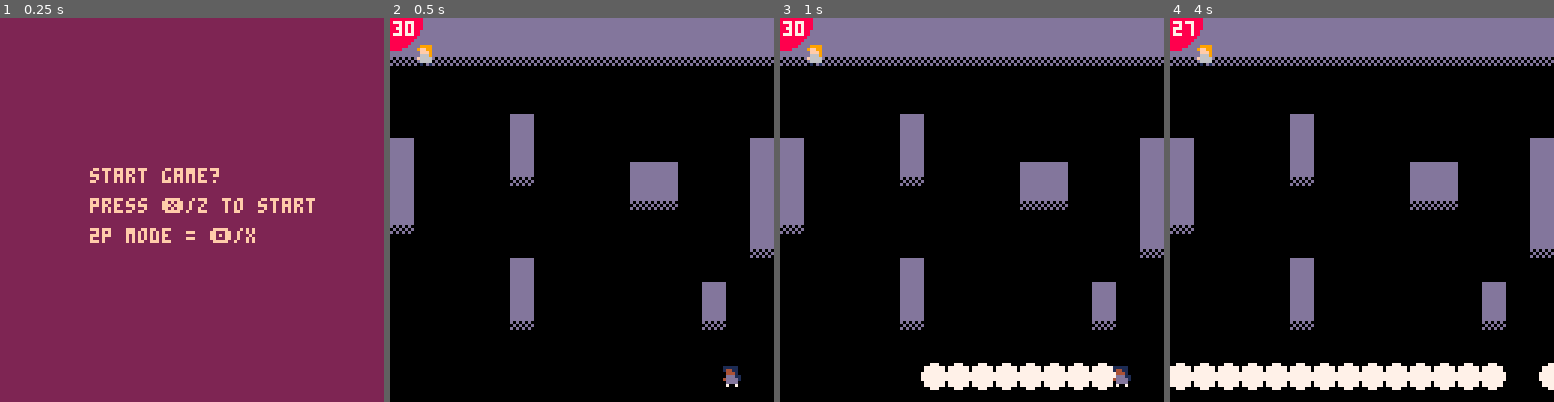
Above: before the commit, frames 1-4 (left to right).
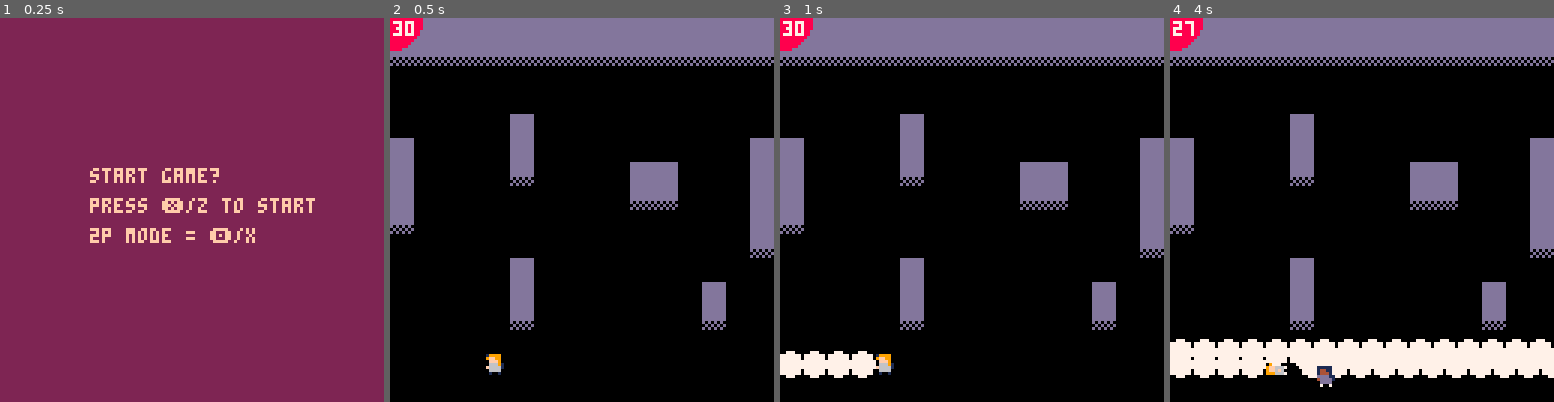
Above: after the commit, the same moments.

Repository: marcianoviereck/picogames
Game: PICO-8 cartridge pongpaint.p8
The game is run twice, just before and just after one commit, with the same random seed, the same clock (stepped at 60 frames per second) and the same inputs.
Inputs:
- Up to frame 1 (0.25 s): no input
- Up to frame 2 (0.5 s): tap X (X key) at 0.33 s
- Up to frame 3 (1 s): tap O (Z key) at 0.7 s
- Up to frame 4 (4 s): tap X (X key) at 1.07, 1.85, 2.97 s; hold Right 1.6-2.1 s; tap O (Z key) every 0.4 s from 1.7 to 3.7 s; hold Up 2.15-2.42 s; hold Right 2.47-3.03 s; hold Left 3.08-3.58 s; hold Down 3.63-3.97 s

Frame 1 is identical in both runs. In frame 2, 0.5% of the frame differs, in the area x 7-92%, y 7-97%; in frame 3, 4.8%; in frame 4, 9.6%, in the area x 0-100%, y 7-97%.

Commit message:
Now the spawn points also work for multiple levels and ransom spawn at start

Diff:
--- a/pongpaint.p8
+++ b/pongpaint.p8
@@ -176,8 +176,7 @@
 	tile_size=4
 	shoot_cooldown_frames = 25
 
-	num_level = ceil(rnd(2)) -- max 2 levels for now --
-	num_level = 2
+	num_level = ceil(rnd(3)) -- max 3 levels for now --
 	arrows={}
 	level_tiles = {}
 	level_sprites = {}
@@ -227,6 +226,9 @@
 		}
 	}
 	characters = {player_one, enemy}
+	respawn_character(player_one)
+	respawn_character(enemy)
+
 end
 
 function build_level()
@@ -244,7 +246,7 @@
 end
 
 function find_spawn_points()
-	local offset_x = get_map_offset_x()
+	local offset_x = ((map_size / 2)) * (num_level - 1)
 	for x=1 + offset_x, (map_size/2) + offset_x do
 		for y=1, map_size/2 do
 			if mget(x, y) == 13 then
@@ -274,6 +276,22 @@
 	end
 end
 
+function respawn_character(character)
+	local tile = find_random_spawn_tile()
+
+	if character == enemy then
+		enemy.x = tile.x
+		enemy.y = tile.y
+		if num_players == 1 then
+			enemy.actions.current_tile = tile
+			enemy.actions.searching = true
+		end
+	else
+		character.x = tile.x
+		character.y = tile.y
+	end
+end
+
 function find_random_spawn_tile()
 	local random_index = ceil(rnd(#spawn_points - 1) + 1)
 	local random_spawn_point = spawn_points[random_index]
@@ -289,19 +307,7 @@
 			if characters[i].dead_timer < 0 then
 				characters[i].dead = false
 				characters[i].dead_timer = 100
-				local tile = find_random_spawn_tile()
-
-				if characters[i] == enemy then
-					enemy.x = tile.x
-					enemy.y = tile.y
-					if num_players == 1 then
-						enemy.actions.current_tile = tile
-						enemy.actions.searching = true
-					end
-				else
-					characters[i].x = tile.x
-					characters[i].y = tile.y
-				end
+				respawn_character(characters[i])
 				sfx(4)
 			end
 		end
@@ -441,7 +447,7 @@
 function draw_arrows()
 	for i=1, #arrows do
 		local arrow = arrows[i]
-		circfill(arrow.x, arrow.y, 3, arrow.drawcolor)
+		circfill(arrow.x, arrow.y, 2, 1)
 	end
 end
 
@@ -511,10 +517,6 @@
 
 function map_to_level(coordinate)
 	return coordinate * 2
-end
-
-function get_map_offset_x()
-return (map_size - 1) * (num_level - 1)
 end
 
 function has_wall_around(world_x, world_y, range)
@@ -846,24 +848,25 @@
 
 
 __map__
-000000000000000000000000000000000f0f0f0f0f0f0f0f0f0f0f0f0f0f0f0f000000000000000000000000000000000000000000000000000000000000000000000000000000000000000000000000000000000000000000000000000000000000000000000000000000000000000000000000000000000000000000000000
-000d000000000000000000000000000d0e0e0e0e0e0e1e1e1e1e1e1e1e0e0e0e000000000000000000000000000000000000000000000000000000000000000000000000000000000000000000000000000000000000000000000000000000000000000000000000000000000000000000000000000000000000000000000000
-000000000000000d000000000000000000000000000000000000000000000000000000000000000000000000000000000000000000000000000000000000000000000000000000000000000000000000000000000000000000000000000000000000000000000000000000000000000000000000000000000000000000000000
-0000000f0f000000000000000f0f0000000d0000000000000000000000000000000000000000000000000000000000000000000000000000000000000000000000000000000000000000000000000000000000000000000000000000000000000000000000000000000000000000000000000000000000000000000000000000
-0000000e0e000000000000000e0e000000000000000f00000d00000000000000000000000000000000000000000000000000000000000000000000000000000000000000000000000000000000000000000000000000000000000000000000000000000000000000000000000000000000000000000000000000000000000000
-000000000000000000000000000000000f000000000f0000000000000000000f000000000000000000000000000000000000000000000000000000000000000000000000000000000000000000000000000000000000000000000000000000000000000000000000000000000000000000000000000000000000000000000000
-000000000000000000000000000000000f000000000e000000000f0f0000000f000000000000000000000000000000000000000000000000000000000000000000000000000000000000000000000000000000000000000000000000000000000000000000000000000000000000000000000000000000000000000000000000
-000d0000000000000d0000000000000d0f0000000000000000000e0e000d000f000000000000000000000000000000000000000000000000000000000000000000000000000000000000000000000000000000000000000000000000000000000000000000000000000000000000000000000000000000000000000000000000
-000000000000000000000000000000000e00000000000000000000000000000f000000000000000000000000000000000000000000000000000000000000000000000000000000000000000000000000000000000000000000000000000000000000000000000000000000000000000000000000000000000000000000000000
-000000000000000000000000000000000000000000000000000000000000000e000000000000000000000000000000000000000000000000000000000000000000000000000000000000000000000000000000000000000000000000000000000000000000000000000000000000000000000000000000000000000000000000
-0000000000000000000000000000000000000000000f0000000d000000000000000000000000000000000000000000000000000000000000000000000000000000000000000000000000000000000000000000000000000000000000000000000000000000000000000000000000000000000000000000000000000000000000
-0000000f0f000000000000000f0f000000000d00000f000000000000000f0000000000000000000000000000000000000000000000000000000000000000000000000000000000000000000000000000000000000000000000000000000000000000000000000000000000000000000000000000000000000000000000000000
-0000000e0e000000000000000e0e000000000000000e000000000000000e0000000000000000000000000000000000000000000000000000000000000000000000000000000000000000000000000000000000000000000000000000000000000000000000000000000000000000000000000000000000000000000000000000
-0000000000000000000000000000000000000000000000000000000000000000000000000000000000000000000000000000000000000000000000000000000000000000000000000000000000000000000000000000000000000000000000000000000000000000000000000000000000000000000000000000000000000000
-000d00000000000d000000000000000d000000000d0000000000000000000000000000000000000000000000000000000000000000000000000000000000000000000000000000000000000000000000000000000000000000000000000000000000000000000000000000000000000000000000000000000000000000000000
-…(6 lines of a section not shown)…
+000000000000000000000000000000000f0f0f0f0f0f0f0f0f0f0f0f0f0f0f0f0f0f0f0f0f0f0f0f0f0f0f0f0f0f0f0f0000000000000000000000000000000000000000000000000000000000000000000000000000000000000000000000000000000000000000000000000000000000000000000000000000000000000000
+000d000000000000000000000000000d0e0e0e0e0e0e1e1e1e1e1e1e1e0e0e0e0f00000000000000000000000000000f0000000000000000000000000000000000000000000000000000000000000000000000000000000000000000000000000000000000000000000000000000000000000000000000000000000000000000
+000000000000000d0000000000000000000000000000000000000000000000000f00000000000000000000000000000f0000000000000000000000000000000000000000000000000000000000000000000000000000000000000000000000000000000000000000000000000000000000000000000000000000000000000000
+0000000f0f000000000000000f0f0000000d00000000000000000000000000000f0000000d000000000000000000000f0000000000000000000000000000000000000000000000000000000000000000000000000000000000000000000000000000000000000000000000000000000000000000000000000000000000000000
+0000000e0e000000000000000e0e000000000000000f00000d000000000000000f00000000000000000000000d00000f0000000000000000000000000000000000000000000000000000000000000000000000000000000000000000000000000000000000000000000000000000000000000000000000000000000000000000
+000000000000000000000000000000000f000000000f0000000000000000000f0f00000000000000000000000000000f0000000000000000000000000000000000000000000000000000000000000000000000000000000000000000000000000000000000000000000000000000000000000000000000000000000000000000
+000000000000000000000000000000000f000000000e000000000f0f0000000f0f00000000000000000d00000000000f0000000000000000000000000000000000000000000000000000000000000000000000000000000000000000000000000000000000000000000000000000000000000000000000000000000000000000
+000d0000000000000d0000000000000d0f0000000000000000000e0e000d000f0f0e0e0000000000000000000000000f0000000000000000000000000000000000000000000000000000000000000000000000000000000000000000000000000000000000000000000000000000000000000000000000000000000000000000
+000000000000000000000000000000000e00000000000000000000000000000f0f00000000000000000000000e0e0e0f0000000000000000000000000000000000000000000000000000000000000000000000000000000000000000000000000000000000000000000000000000000000000000000000000000000000000000
+000000000000000000000000000000000000000000000000000000000000000e0f0000000d000000000000000000000f0000000000000000000000000000000000000000000000000000000000000000000000000000000000000000000000000000000000000000000000000000000000000000000000000000000000000000
+0000000000000000000000000000000000000000000f0000000d0000000000000f00000000000000000000000000000f0000000000000000000000000000000000000000000000000000000000000000000000000000000000000000000000000000000000000000000000000000000000000000000000000000000000000000
+0000000f0f000000000000000f0f000000000d00000f000000000000000f00000f0e0e0e0e0e0e0e0000000000000d0f0000000000000000000000000000000000000000000000000000000000000000000000000000000000000000000000000000000000000000000000000000000000000000000000000000000000000000
+0000000e0e000000000000000e0e000000000000000e000000000000000e00000f00000000000000000000000000000f0000000000000000000000000000000000000000000000000000000000000000000000000000000000000000000000000000000000000000000000000000000000000000000000000000000000000000
+00000000000000000000000000000000000000000000000000000000000000000f000000000d0000000000000000000f0000000000000000000000000000000000000000000000000000000000000000000000000000000000000000000000000000000000000000000000000000000000000000000000000000000000000000
+000d00000000000d000000000000000d000000000d00000000000000000000000f00000000000000000000000000000f0000000000000000000000000000000000000000000000000000000000000000000000000000000000000000000000000000000000000000000000000000000000000000000000000000000000000000
+00000000000000000000000000000000000000000000000000000000000000000f0f0f0f0f0f0f0f0f0f0f0f0f0f0f0f0000000000000000000000000000000000000000000000000000000000000000000000000000000000000000000000000000000000000000000000000000000000000000000000000000000000000000
+…(6 lines of a section not shown)…
